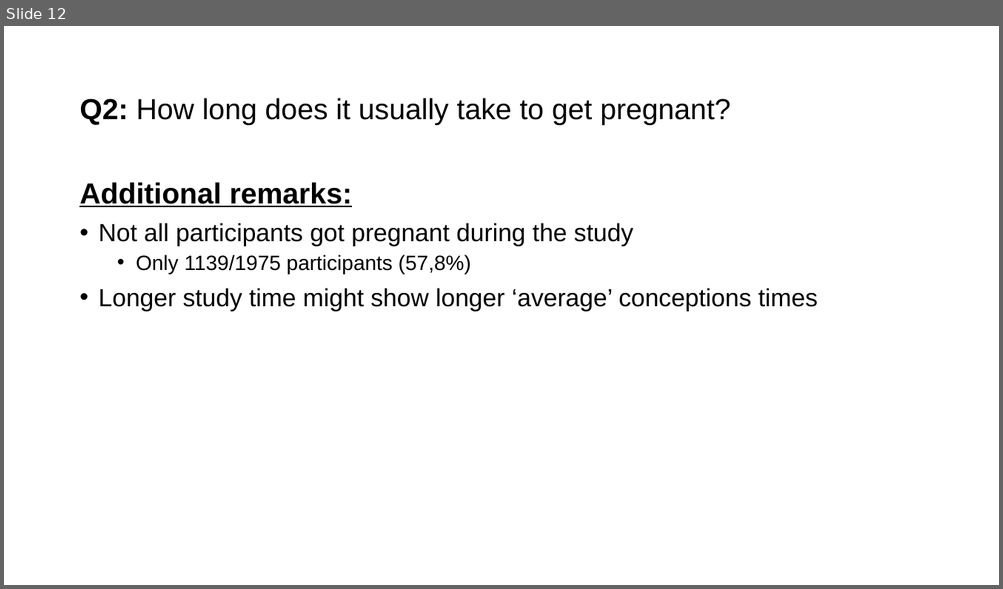
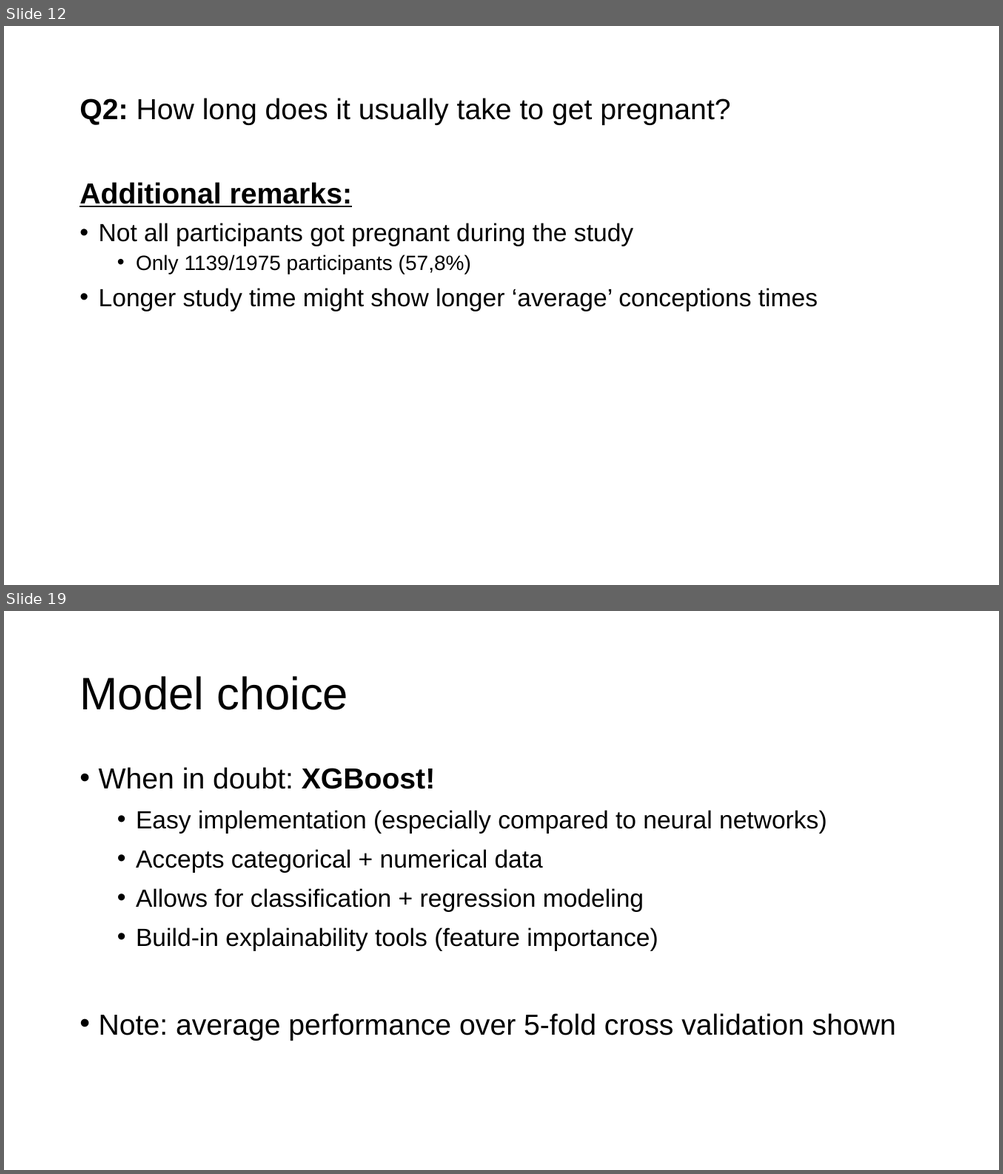
Before and after one commit to JeroenBuil/natural-cycles-assignment, a slide deck: reports/Natural Cycles - Assignment Report - Jeroen Buil.pptx. Shown one above the other, each under a label of ours: slide 12 before the commit, slides 12 and 19 after it; the slides between them are not shown. The pictures are 1003x589 and 1003x1174 pixels, drawn with LibreOffice and Linux fonts; fonts in the diff are those of the drawing. Boxes give left, top, right and bottom in pixels: in the first picture for what was removed or moved away, otherwise in the second. Text is boxed around its words. In the diff, an @@ line names an element or a change of style, - is before the commit and + after.

Commit message:
Added XGboost classification with binned classes

```diff
--- a/reports/Natural Cycles - Assignment Report - Jeroen Buil.pptx
+++ b/reports/Natural Cycles - Assignment Report - Jeroen Buil.pptx
@@ slide 19 added at box(4, 611, 999, 1170), background #FFFFFF @@
@@ title added at box(79, 676, 348, 710), 44 pt, text #000000 @@
+Model choice
@@ text added at box(99, 767, 896, 1041), 24 pt, text #000000 @@
+• When in doubt: XGBoost!
+  • Easy implementation (especially compared to neural networks)
+  • Accepts categorical + numerical data
+  • Allows for classification + regression modeling
+  • Build-in explainability tools (feature importance)
+• Note: average performance over 5-fold cross validation shown
```
Also in this commit, not shown: 4 slides changed, 5 other slides added, 1 slide removed, 21 other files.
